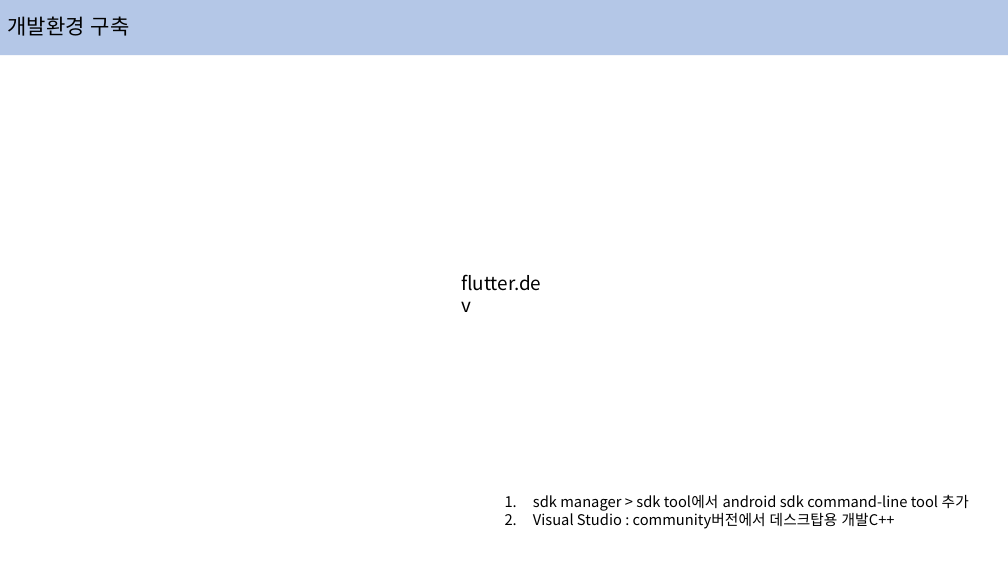
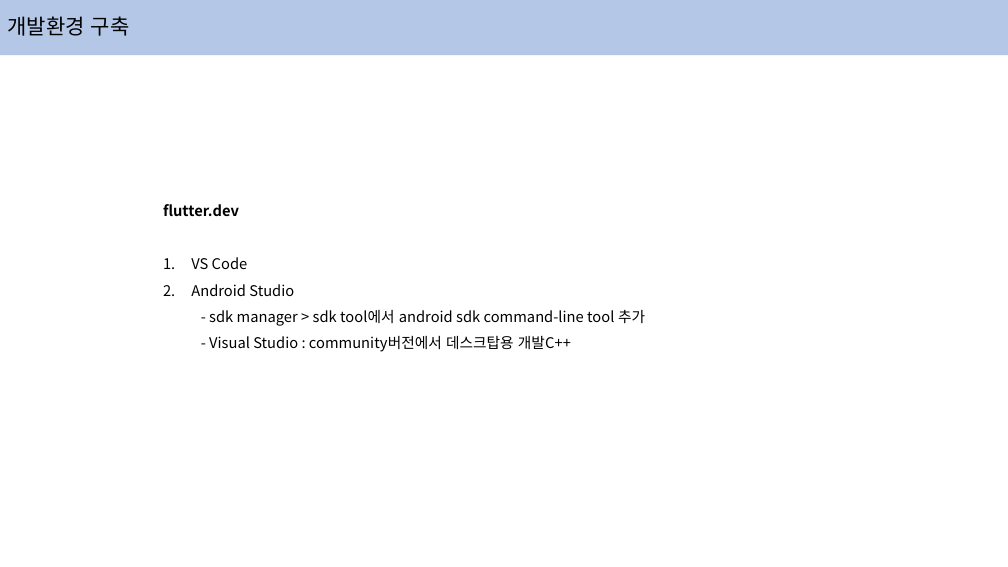
Before and after one commit to hongjaikim/lecture, a slide deck: slide 9 of flutter/Google_Flutter_-2.pptx. Drawn at 1008x567 pixels with LibreOffice and Linux fonts; fonts in the diff are those of the drawing. Boxes give left, top, right and bottom in pixels: in the first picture for what was removed or moved away, otherwise in the second. Text is boxed around its words. In the diff, an @@ line names an element or a change of style, - is before the commit and + after.

```diff
--- a/flutter/Google_Flutter_-2.pptx
+++ b/flutter/Google_Flutter_-2.pptx
@@ text at bbox=[163, 204, 645, 352]: text changed @@
-1. sdk manager > sdk tool에서 android sdk command-line tool 추가
-2. Visual Studio : community버전에서 데스크탑용 개발C++
+flutter.dev
+1. VS Code
+2. Android Studio
+  - sdk manager > sdk tool에서 android sdk command-line tool 추가
+  - Visual Studio : community버전에서 데스크탑용 개발C++
@@ text removed at bbox=[461, 274, 541, 291] @@
-flutter.dev
```
Also in this commit, not shown: 25 other slides changed, 6 slides added, 3 other files.
